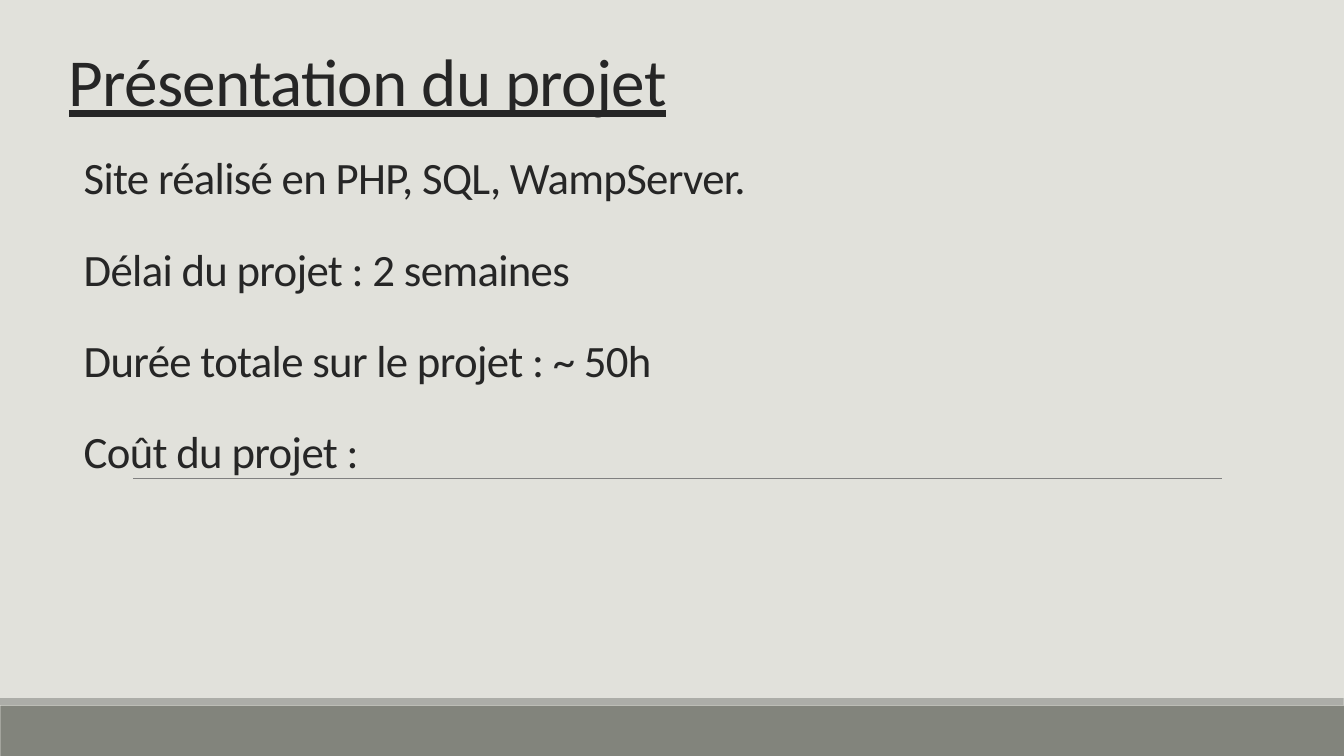
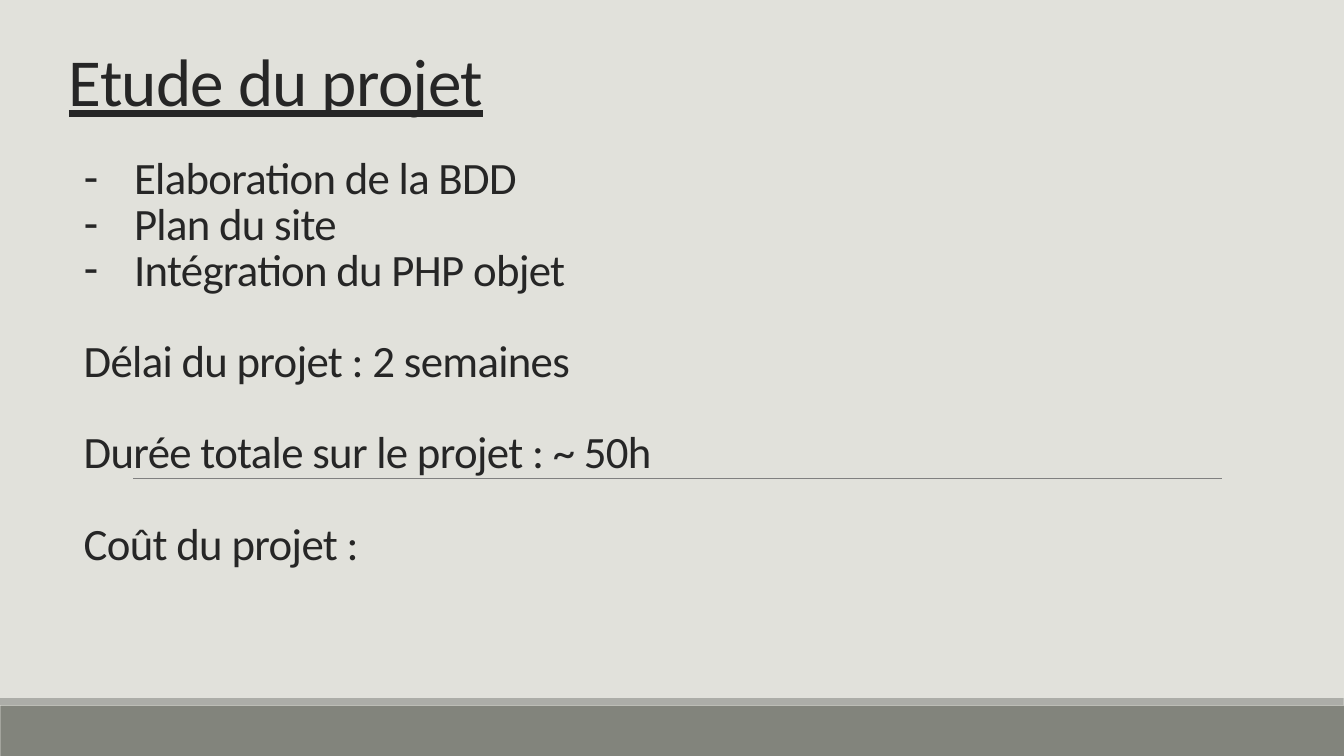
Before and after one commit to ncoudin/reservation, a slide deck: slide 4 of Reservation.pptx (slide 3 before the commit). Drawn at 1344x756 pixels with LibreOffice and Linux fonts; fonts in the diff are those of the drawing. Boxes give left, top, right and bottom in pixels: in the first picture for what was removed or moved away, otherwise in the second. Text is boxed around its words. In the diff, an @@ line names an element or a change of style, - is before the commit and + after.

Commit message:
ppt

```diff
--- a/Reservation.pptx
+++ b/Reservation.pptx
@@ text at (69, 59, 483, 118): text changed @@
-Présentation du projet
+Etude du projet
@@ text at (134, 163, 565, 294): text changed @@
-Site réalisé en PHP, SQL, WampServer.
+– Elaboration de la BDD
+– Plan du site
+– Intégration du PHP objet
```
Also in this commit, not shown: 2 slides added, 1 slide removed.
